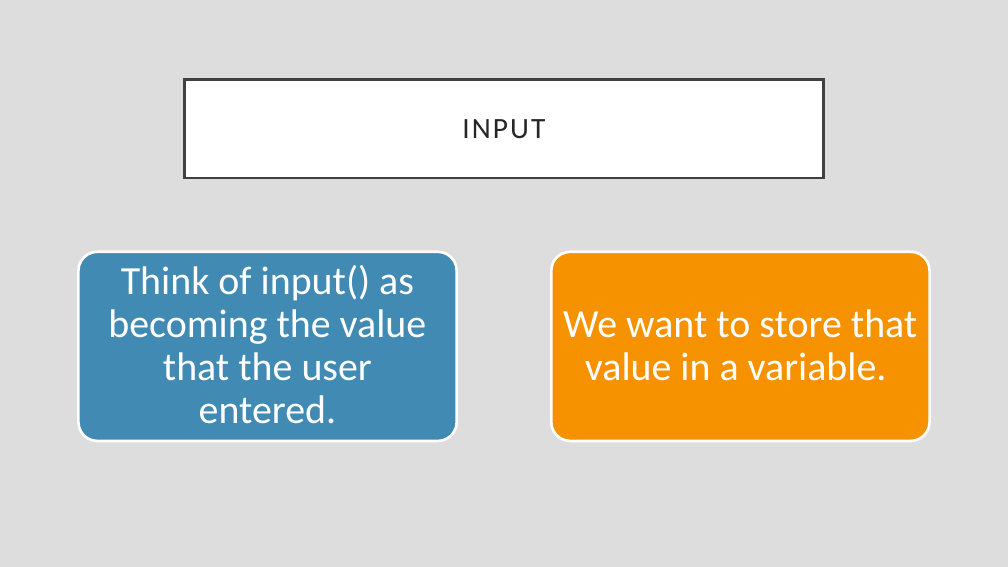
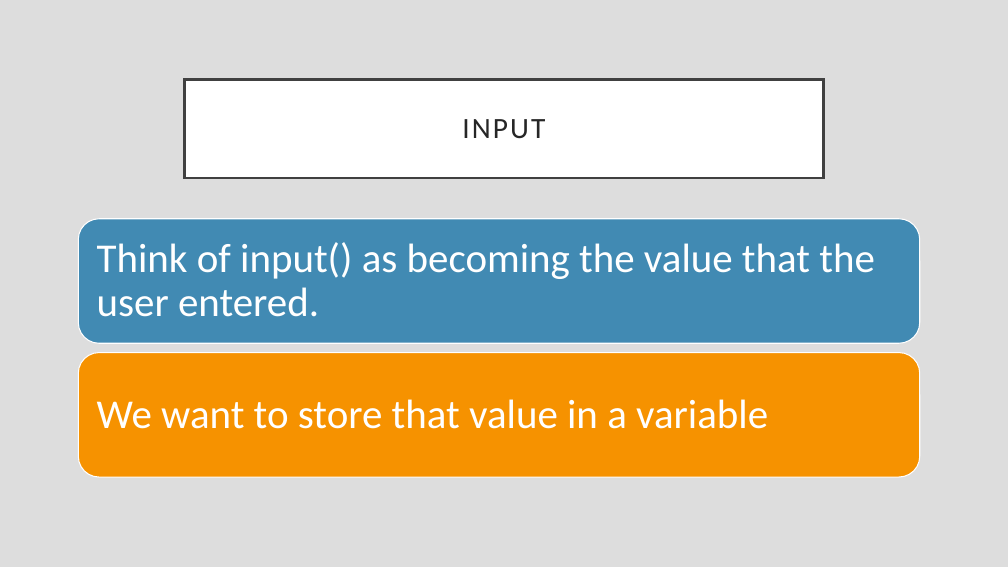
Before and after one commit to rsera/Junior-Knights, a slide deck: slide 40 of Python Day 1 IO.pptx (slide 26 before the commit). Drawn at 1008x567 pixels with LibreOffice and Linux fonts; fonts in the diff are those of the drawing. Boxes give left, top, right and bottom in pixels: in the first picture for what was removed or moved away, otherwise in the second. Text is boxed around its words. In the diff, an @@ line names an element or a change of style, - is before the commit and + after.

```diff
--- a/Python Day 1 IO.pptx
+++ b/Python Day 1 IO.pptx
@@ rounded rectangle added at (79,219,920,343), fill #418AB3, outline #FFFFFF 1 pt @@
@@ text "Think of input() as becoming ...": place and size @@
-text "Think of input() as becoming ..." at (108,265,426,424)
+text "Think of input() as becoming ..." at (97,242,875,317)
@@ text "Think of input() as becoming ..." at (97,242,875,317): size 38 to 39 pt; alignment centre to left @@
@@ rounded rectangle removed at (79,252,457,441) @@
@@ rounded rectangle removed at (551,252,929,441) @@
@@ rounded rectangle added at (79,352,920,477), fill #F69200, outline #FFFFFF 1 pt @@
@@ text at (97,399,768,429): text changed; size 38 to 39 pt @@
-We want to store that value in a variable.
+We want to store that value in a variable
```
Also in this commit, not shown: 12 other slides changed, 14 slides added.
